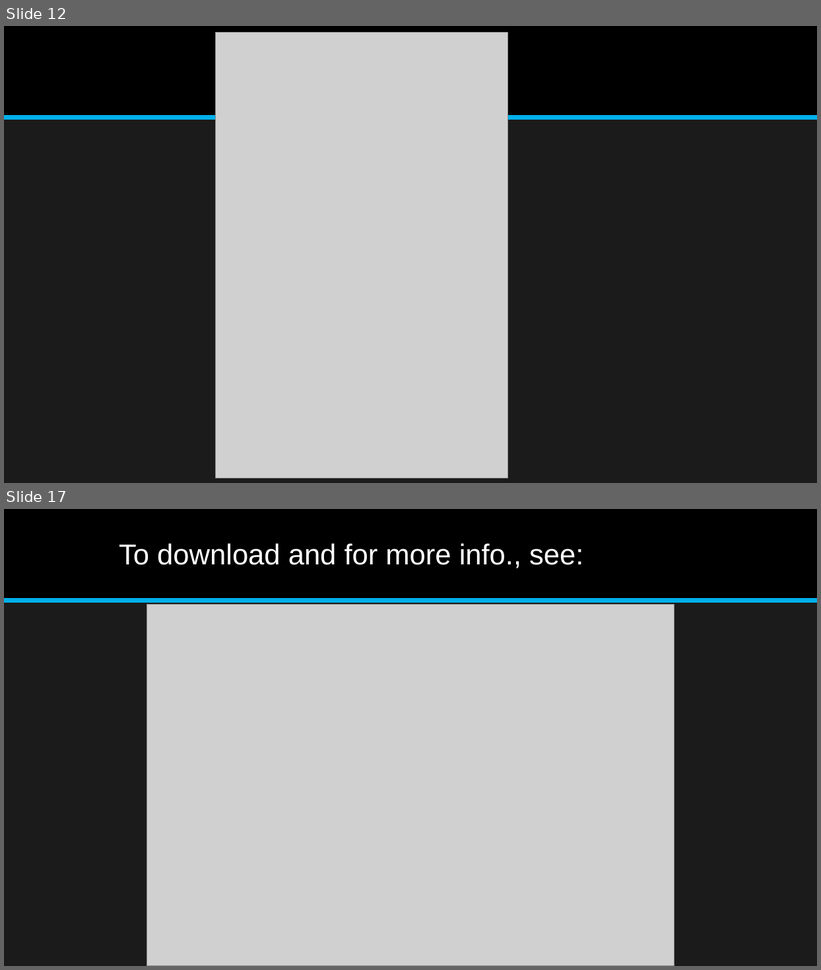
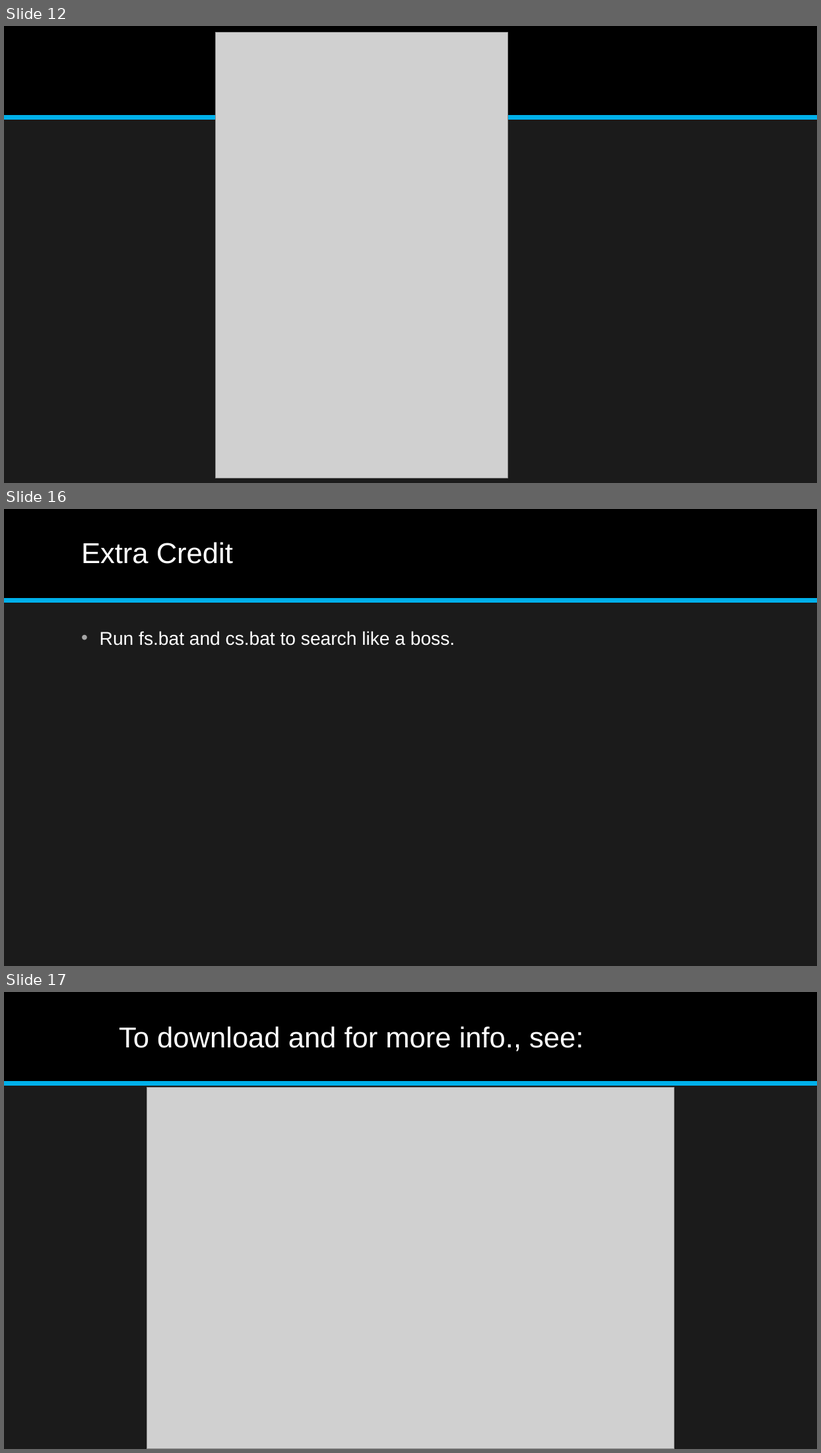
Before and after one commit to jonathan-r-jones/Composable-Batch-Files, a slide deck: Composable Batch File Helper.pptx. Shown one above the other, each under a label of ours: slides 12 and 17 before the commit, slides 12, 16 and 17 after it; the slides between them are not shown. The pictures are 821x970 and 821x1453 pixels, drawn with LibreOffice and Linux fonts; fonts in the diff are those of the drawing; grey boxes stand for pictures. Boxes give left, top, right and bottom in pixels: in the first picture for what was removed or moved away, otherwise in the second. Text is boxed around its words. In the diff, an @@ line names an element or a change of style, - is before the commit and + after.

```diff
--- a/Composable Batch File Helper.pptx
+++ b/Composable Batch File Helper.pptx
@@ slide 16 added at (4, 509, 817, 966), background #1B1B1B; not listed: 2 template elements that a slide beside it also shows @@
@@ title added at (81, 542, 233, 564), 34 pt, text #FFFFFF @@
+Extra Credit
@@ text added at (100, 631, 455, 646), 22 pt, text #FFFFFF @@
+• Run fs.bat and cs.bat to search like a boss.
```
Also in this commit, not shown: 2 slides changed, 1 slide removed, 5 other files.
